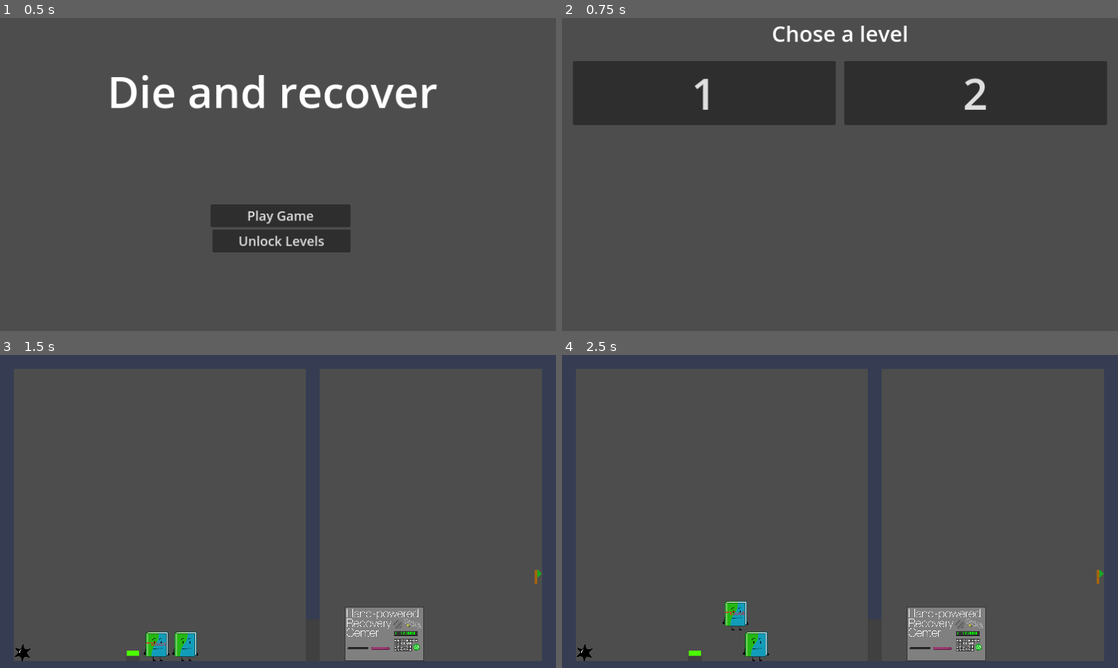
Above: before the commit, frames 1-4 (two rows, left to right).
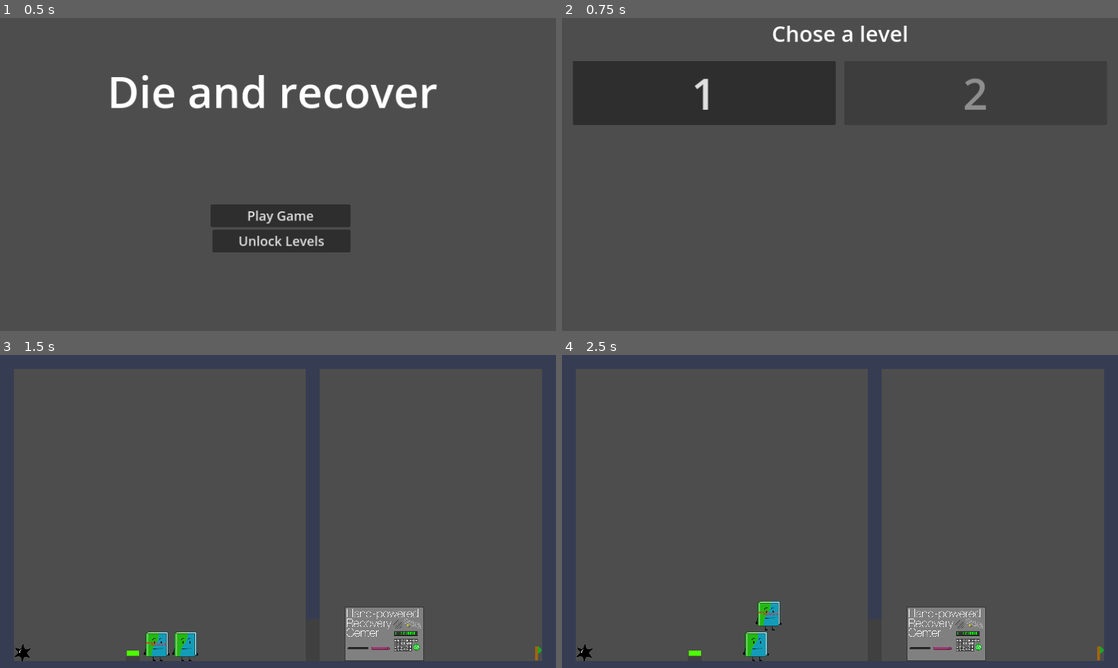
Above: after the commit, the same moments.

Repository: joaoCabralpv/die-and-recover
Game: Godot game, scene res://scenes/root_scene/root.tscn
Same seed, same stepped clock (60 frames per second), same inputs: the game is played once before the commit and once after it.
Inputs:
- Up to frame 1 (0.5 s): no input
- Up to frame 2 (0.75 s): click "Play Game" at 0.5 s
- Up to frame 3 (1.5 s): click "1" at 1.25 s
- Up to frame 4 (2.5 s): tap Enter (use_hprc) at 2 s; hold D (right) from 2.03 s (still down); tap H (swap) at 2.1 s; tap Space (jump) at 2.27 s

Frame 1 is identical in both runs. In frame 2, 0.2% of the frame differs, in the area x 72-77%, y 19-30%; in frame 3, less than 0.1%; in frame 4, 0.7%, in the area x 28-98%, y 68-98%.

Commit message:
Disabled collision between characters

Diff:
--- a/autoloads/unloked_levels.gd
+++ b/autoloads/unloked_levels.gd
@@ -1,7 +1,7 @@
 extends Node
 
 var _UnlokedLevels: Array[String] = ["1"]
-var AllUnlocked = true
+var AllUnlocked = false
 
 func unlock_level(level:String):
 	_UnlokedLevels.push_back(level)
--- a/levels/test_level.tscn
+++ b/levels/test_level.tscn
@@ -15,13 +15,13 @@
 
 [node name="Book" parent="." instance=ExtResource("2_dyq8a")]
 position = Vector2(428, 667)
+collision_mask = 6
 
 [node name="Lyrics Booklet" parent="." instance=ExtResource("3_or58x")]
 position = Vector2(362, 605)
 
 [node name="Spike" parent="." instance=ExtResource("5_ykmtw")]
 position = Vector2(52, 685)
-collision_mask = 3
 
 [node name="HPRC" parent="." instance=ExtResource("6_v0tm0")]
 position = Vector2(885, 641)
@@ -37,7 +37,7 @@
 position = Vector2(704, 704)
 
 [node name="Flag" parent="." instance=ExtResource("9_jl4hv")]
-position = Vector2(1236, 511)
+position = Vector2(1237, 687)
 
 [connection signal="presed" from="Button" to="Door" method="_on_button_presed"]
 [connection signal="released" from="Button" to="Door" method="_on_button_released"]
--- a/nodes/character.gd
+++ b/nodes/character.gd
@@ -8,6 +8,7 @@
 var selected :bool = false
 var is_dead :bool = false
 var in_hprc :bool = false
+#var velocity :Vector2 = Vector2.ZERO
 
 
 func move():
@@ -52,11 +53,13 @@
 
 func select():
 	selected = true
-	collision_layer = 0b1
+	#collision_layer = 0b1
+	#collision_mask = 0b100
 
 func unselect():
 	selected = false
-	collision_layer = 0b10
+	#collision_layer = 0b10
+	#collision_mask = 0b111
 
 func kill():
 	is_dead = true
--- a/nodes/level.gd
+++ b/nodes/level.gd
@@ -21,7 +21,7 @@
 	if PlayerArray.size() == 0:
 		printerr("No characters in this level")
 		return
-	PlayerArray[0].selected = true
+	PlayerArray[0].select()
 	print(PlayerArray)
 
 # Creates a signal to all kill areas
--- a/project.godot
+++ b/project.godot
@@ -60,3 +60,4 @@
 
 2d_physics/layer_1="unselected characters"
 2d_physics/layer_2="selected player"
+2d_physics/layer_3="objects"
--- a/scenes/characters/book/book.tscn
+++ b/scenes/characters/book/book.tscn
@@ -9,7 +9,7 @@
 [node name="Book" type="CharacterBody2D"]
 position = Vector2(0, 2)
 scale = Vector2(0.5, 0.5)
-collision_mask = 3
+collision_mask = 6
 velocity = Vector2(0, 120900)
 script = ExtResource("1_4a82b")
 
--- a/scenes/characters/lyrics_booklet/lyrics_booklet.tscn
+++ b/scenes/characters/lyrics_booklet/lyrics_booklet.tscn
@@ -9,7 +9,7 @@
 [node name="Lyrics_Bookelt" type="CharacterBody2D"]
 position = Vector2(0, 2)
 scale = Vector2(0.5, 0.5)
-collision_mask = 3
+collision_mask = 6
 velocity = Vector2(0, 120900)
 script = ExtResource("1_0qwgy")
 
--- a/scenes/hprc/hprc.tscn
+++ b/scenes/hprc/hprc.tscn
@@ -14,7 +14,7 @@
 script = ExtResource("1_ofuc5")
 
 [node name="Area2D" type="Area2D" parent="."]
-collision_mask = 2
+collision_layer = 4
 
 [node name="Sprite2D" type="Sprite2D" parent="Area2D"]
 position = Vector2(-4.54747e-13, 0)
--- a/scenes/objects/gizmos/Button/Button.tscn
+++ b/scenes/objects/gizmos/Button/Button.tscn
@@ -8,6 +8,7 @@
 
 [node name="Button" type="Area2D"]
 z_index = -1
+collision_layer = 4
 collision_mask = 3
 script = ExtResource("1_gcyfp")
 
--- a/scenes/objects/gizmos/Door/door.tscn
+++ b/scenes/objects/gizmos/Door/door.tscn
@@ -7,6 +7,7 @@
 size = Vector2(32, 95)
 
 [node name="Door" type="StaticBody2D"]
+collision_layer = 4
 collision_mask = 3
 script = ExtResource("1_jxvp4")
 
--- a/scenes/objects/goals/flag/flag.tscn
+++ b/scenes/objects/goals/flag/flag.tscn
@@ -7,6 +7,7 @@
 size = Vector2(16, 32)
 
 [node name="Flag" type="Area2D"]
+collision_layer = 4
 collision_mask = 3
 script = ExtResource("1_eirgf")
 
--- a/scenes/objects/hazards/spike.tscn
+++ b/scenes/objects/hazards/spike.tscn
@@ -6,7 +6,8 @@
 [node name="Spike" type="Area2D"]
 z_index = -1
 scale = Vector2(0.05, 0.05)
-collision_mask = 2
+collision_layer = 4
+collision_mask = 3
 script = ExtResource("1_n62v4")
 
 [node name="Sprite2D" type="Sprite2D" parent="."]
--- a/tilemap.tres
+++ b/tilemap.tres
@@ -10,6 +10,6 @@
 
 [resource]
 tile_size = Vector2i(32, 32)
-physics_layer_0/collision_layer = 3
-physics_layer_0/collision_mask = 3
+physics_layer_0/collision_layer = 7
+physics_layer_0/collision_mask = 7
 sources/1 = SubResource("TileSetAtlasSource_t2txx")
